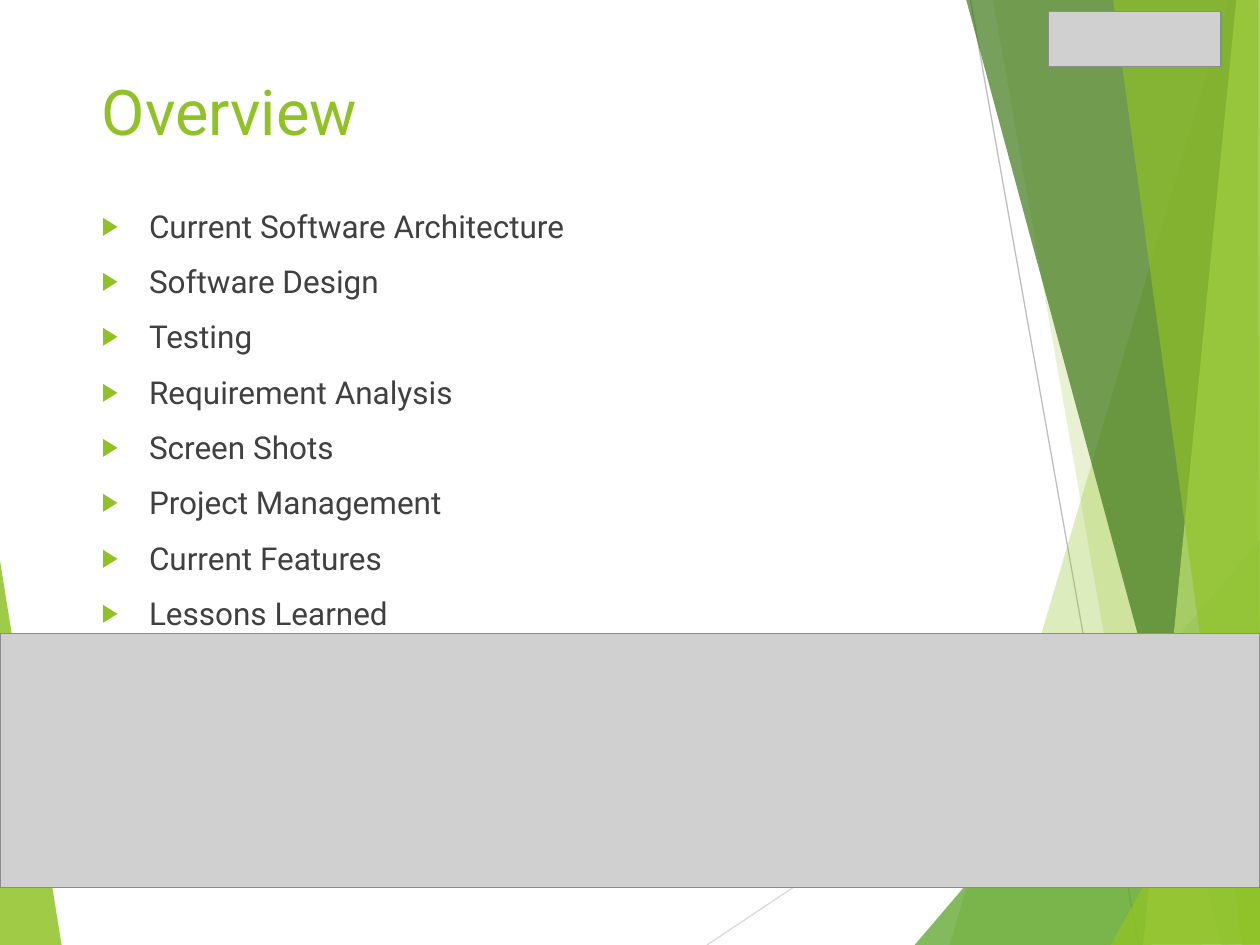
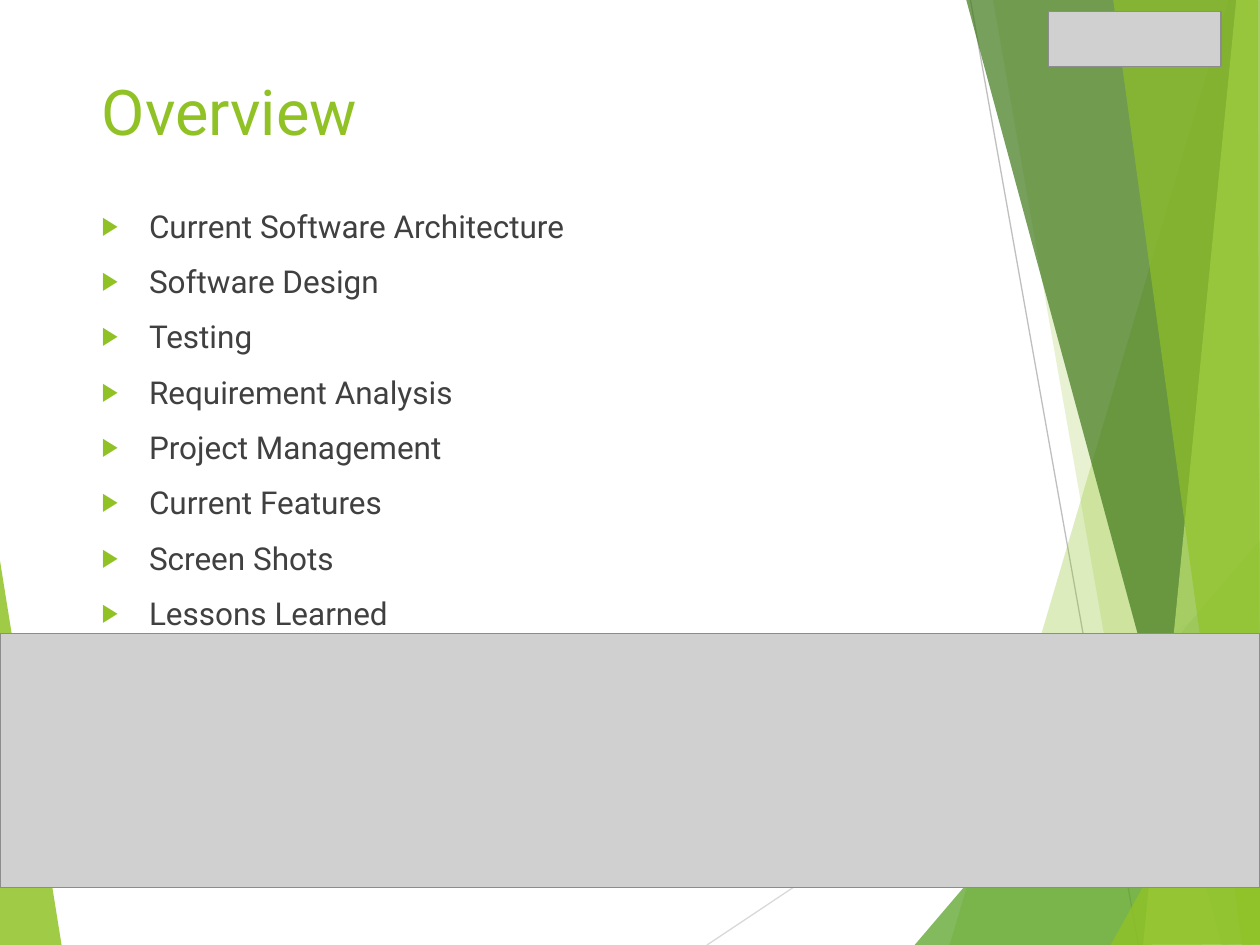
Before and after one commit to sandeepnukala1990/EDUkid, a slide deck: slide 2 of Documents/Iteration 2/EDUkid-Iteration2.pptx. Drawn at 1260x945 pixels with LibreOffice and Linux fonts; fonts in the diff are those of the drawing; grey boxes stand for pictures. Boxes give left, top, right and bottom in pixels: in the first picture for what was removed or moved away, otherwise in the second. Text is boxed around its words. In the diff, an @@ line names an element or a change of style, - is before the commit and + after.

Commit message:
Presentation Update

```diff
--- a/Documents/Iteration 2/EDUkid-Iteration2.pptx
+++ b/Documents/Iteration 2/EDUkid-Iteration2.pptx
@@ text at (149, 435, 334, 460): paragraph removed @@
-▶ Screen Shots
@@ text at (149, 546, 334, 571): paragraph added @@
+▶ Screen Shots
```
